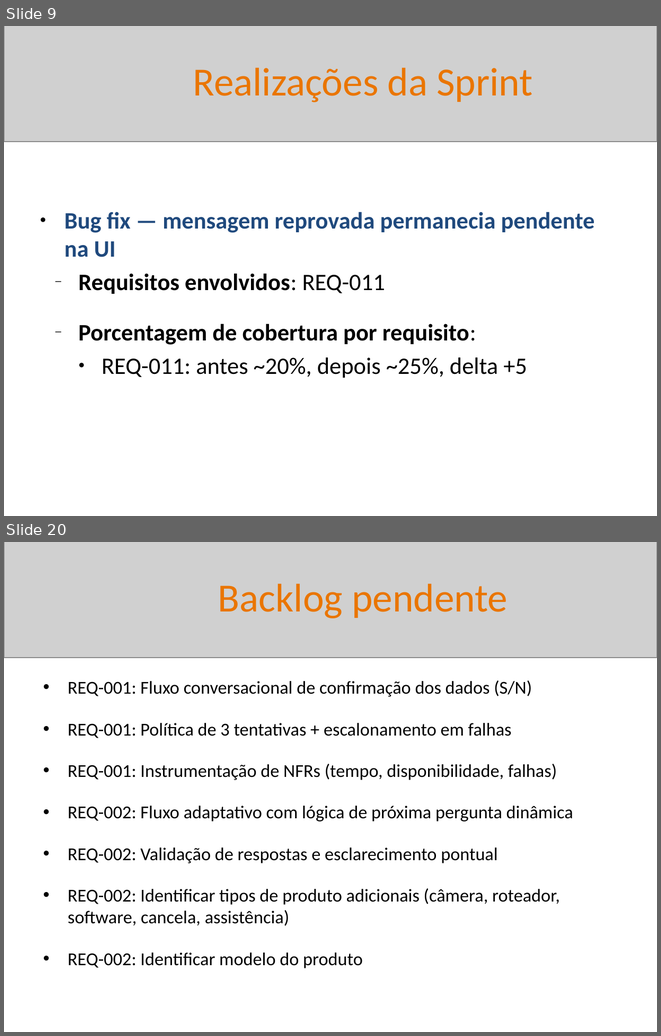
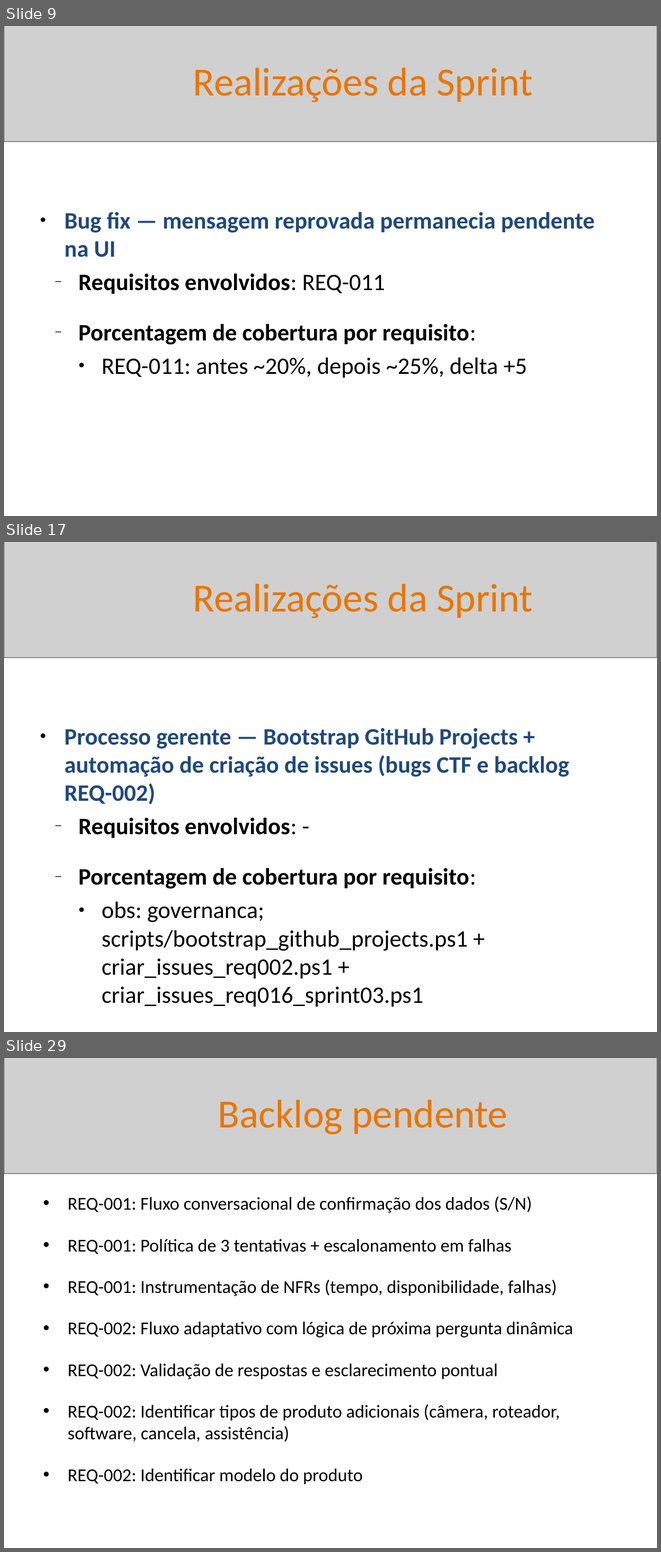
Before and after one commit to BetoFigu66/AgenteAssistenteDeVendas, a slide deck: artefatos/gerente_de_projetos/reports/sprint_02_20260510_Interno.pptx. Shown one above the other, each under a label of ours: slides 9 and 20 before the commit, slides 9, 17 and 29 after it; the slides between them are not shown. The pictures are 661x1036 and 661x1552 pixels, drawn with LibreOffice and Linux fonts; fonts in the diff are those of the drawing; grey boxes stand for pictures. Boxes give left, top, right and bottom in pixels: in the first picture for what was removed or moved away, otherwise in the second. Text is boxed around its words. In the diff, an @@ line names an element or a change of style, - is before the commit and + after.

Commit message:
criação de novas issues no board e atualização do relatório sprint 02

```diff
--- a/artefatos/gerente_de_projetos/reports/sprint_02_20260510_Interno.pptx
+++ b/artefatos/gerente_de_projetos/reports/sprint_02_20260510_Interno.pptx
@@ slide 17 added at [4, 542, 657, 1032], background #FFFFFF @@
@@ picture added at [4, 542, 657, 658] @@
@@ text added at [193, 583, 533, 618], 44 pt, text #EA7500 @@
+Realizações da Sprint
@@ text added at [64, 728, 570, 1007], 26 pt, text #000000, bold @@
+● Processo gerente — Bootstrap GitHub Projects + automação de criação de issues (bugs CTF e backlog REQ-002)
+  – Requisitos envolvidos: -
+  – Porcentagem de cobertura por requisito:
+  ● obs: governanca; scripts/bootstrap_github_projects.ps1 + criar_issues_req002.ps1 + criar_issues_req016_sprint03.ps1
@@ what was slide 20 is now slide 29 @@
```
Also in this commit, not shown: 7 slides changed, 8 other slides added, 15 other files.
